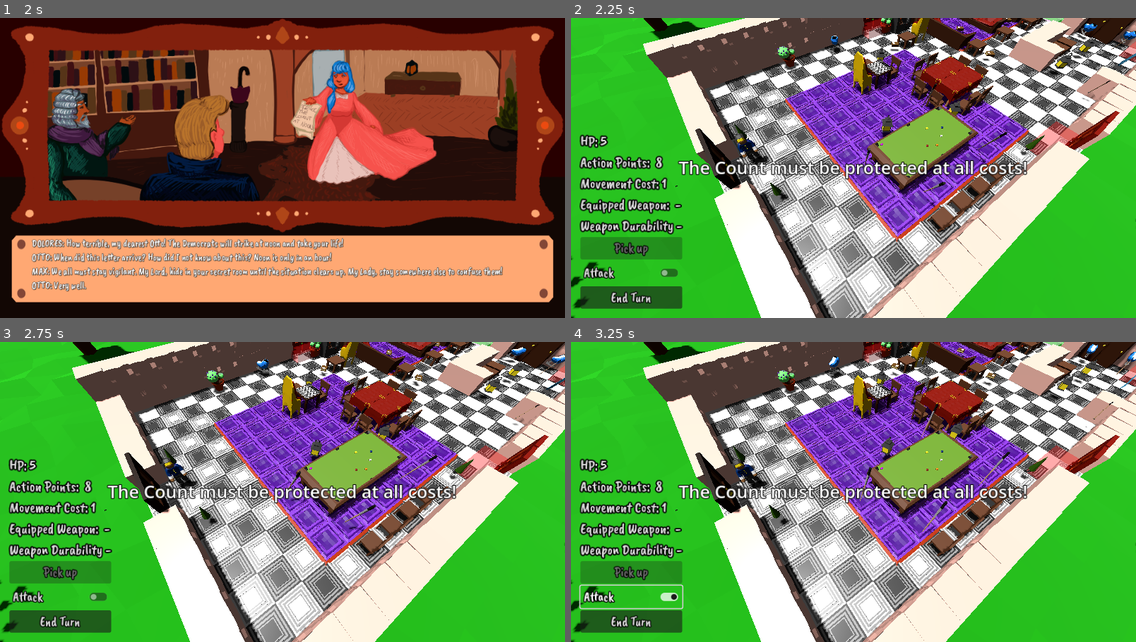
Above: before the commit, frames 1-4 (two rows, left to right).
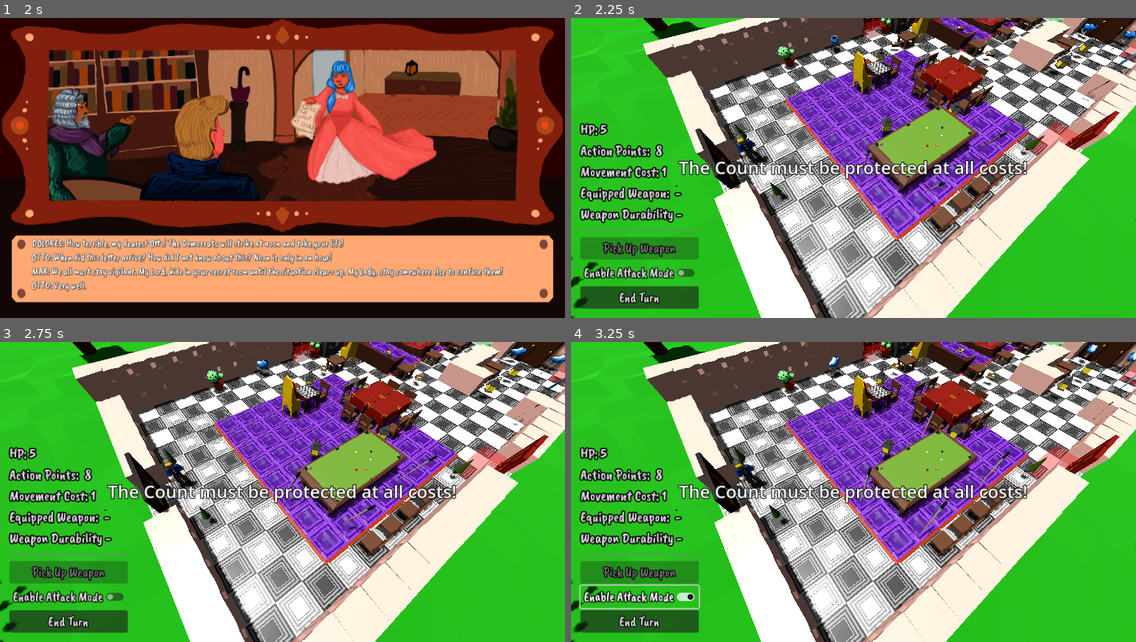
Above: after the commit, the same moments.

Repository: pinguinosod/gse_winterjam2024
Game: Godot game, scene res://main.tscn
Two runs of this game, one before a commit and one after it. Both use one fixed random seed, a clock stepped at 60 frames per second and the inputs below.
Inputs (mouse positions are in pixels of both pictures, inside the frame that each line leads up to):
- Up to frame 1 (2 s): click (288, 285) at 0.5 s; click "OTTO: I’ve heard that with th…" at 1.25 s
- Up to frame 2 (2.25 s): click "DOLORES: How terrible, my dea…" at 2 s
- Up to frame 3 (2.75 s): no input
- Up to frame 4 (3.25 s): click "Attack" (after the commit: "Enable Attack Mode") at 2.75 s

Frame 1 is identical in both runs. In frame 2, 6.1% of the frame differs, in the area x 1-23%, y 34-97%; in frame 3, 6.1%; in frame 4, 6.2%.

Commit message:
small ui improvement

Diff:
--- a/UI.tscn
+++ b/UI.tscn
@@ -271,13 +271,17 @@
 theme_override_font_sizes/font_size = 24
 script = ExtResource("16_c4so3")
 
+[node name="HSeparator" type="HSeparator" parent="HUDPanel/GridContainer"]
+layout_mode = 2
+theme_override_constants/separation = 16
+
 [node name="PickupItemButton" type="Button" parent="HUDPanel/GridContainer"]
 layout_mode = 2
 theme_override_constants/outline_size = 6
 theme_override_fonts/font = ExtResource("8_d6jhs")
 theme_override_font_sizes/font_size = 22
 disabled = true
-text = "Pick up"
+text = "Pick Up Weapon"
 script = ExtResource("14_eouhr")
 
 [node name="CheckButton" type="CheckButton" parent="HUDPanel/GridContainer"]
@@ -285,7 +289,7 @@
 theme_override_constants/outline_size = 6
 theme_override_fonts/font = ExtResource("8_d6jhs")
 theme_override_font_sizes/font_size = 22
-text = "Attack"
+text = "Enable Attack Mode"
 script = ExtResource("14_qrf13")
 
 [node name="EndTurnButton" type="Button" parent="HUDPanel/GridContainer"]
